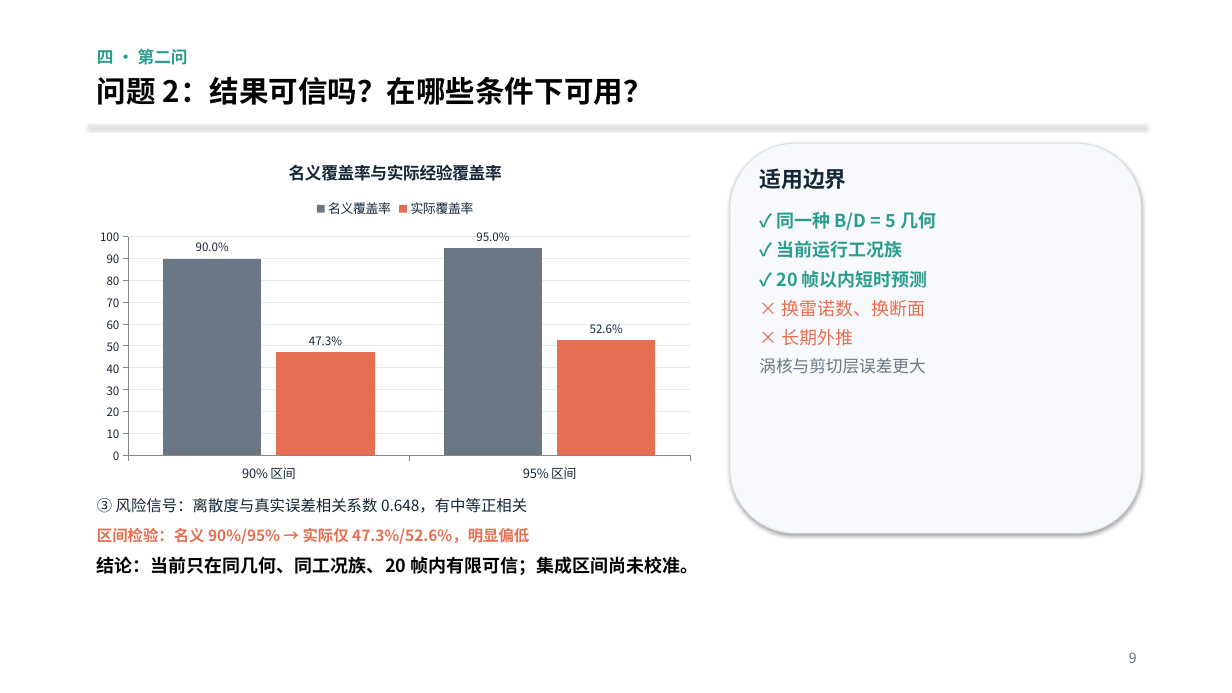
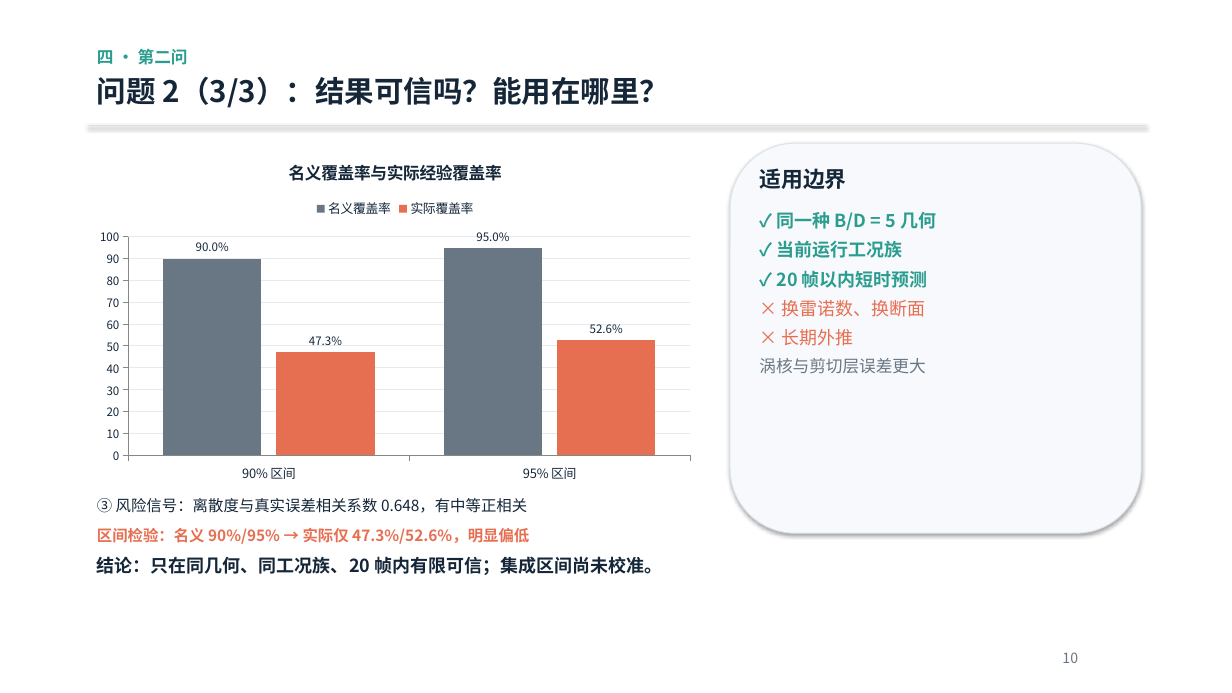
Before and after one commit to tuofeilun711/-A-, a slide deck: slide 10 of deliverables/A题_POD-AR_答辩汇报.pptx (slide 9 before the commit). Drawn at 1232x693 pixels with LibreOffice and Linux fonts; fonts in the diff are those of the drawing. Boxes give left, top, right and bottom in pixels: in the first picture for what was removed or moved away, otherwise in the second. Text is boxed around its words. In the diff, an @@ line names an element or a change of style, - is before the commit and + after.

```diff
--- a/deliverables/A题_POD-AR_答辩汇报.pptx
+++ b/deliverables/A题_POD-AR_答辩汇报.pptx
@@ text at (97, 76, 670, 108): text changed; text colour #000000 to #142638 @@
-问题 2：结果可信吗？在哪些条件下可用？
+问题 2（3/3）：结果可信吗？能用在哪里？
@@ text at (97, 556, 662, 575): text changed; text colour #000000 to #142638 @@
-结论：当前只在同几何、同工况族、20 帧内有限可信；集成区间尚未校准。
+结论：只在同几何、同工况族、20 帧内有限可信；集成区间尚未校准。
@@ text at (1062, 652, 1078, 663): text changed @@
-9
+10
```
Also in this commit, not shown: 11 other slides changed, 1 slide added.
